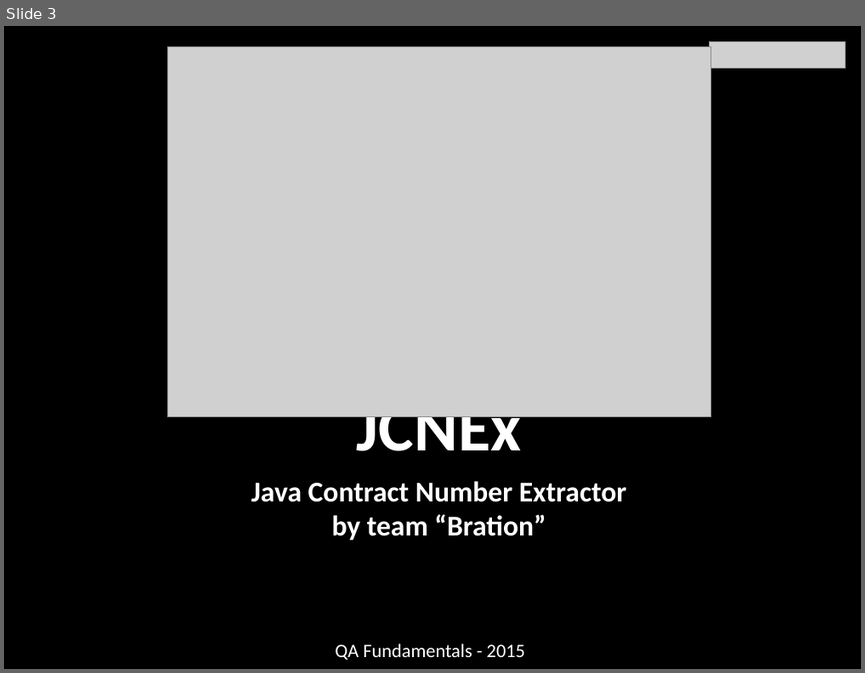
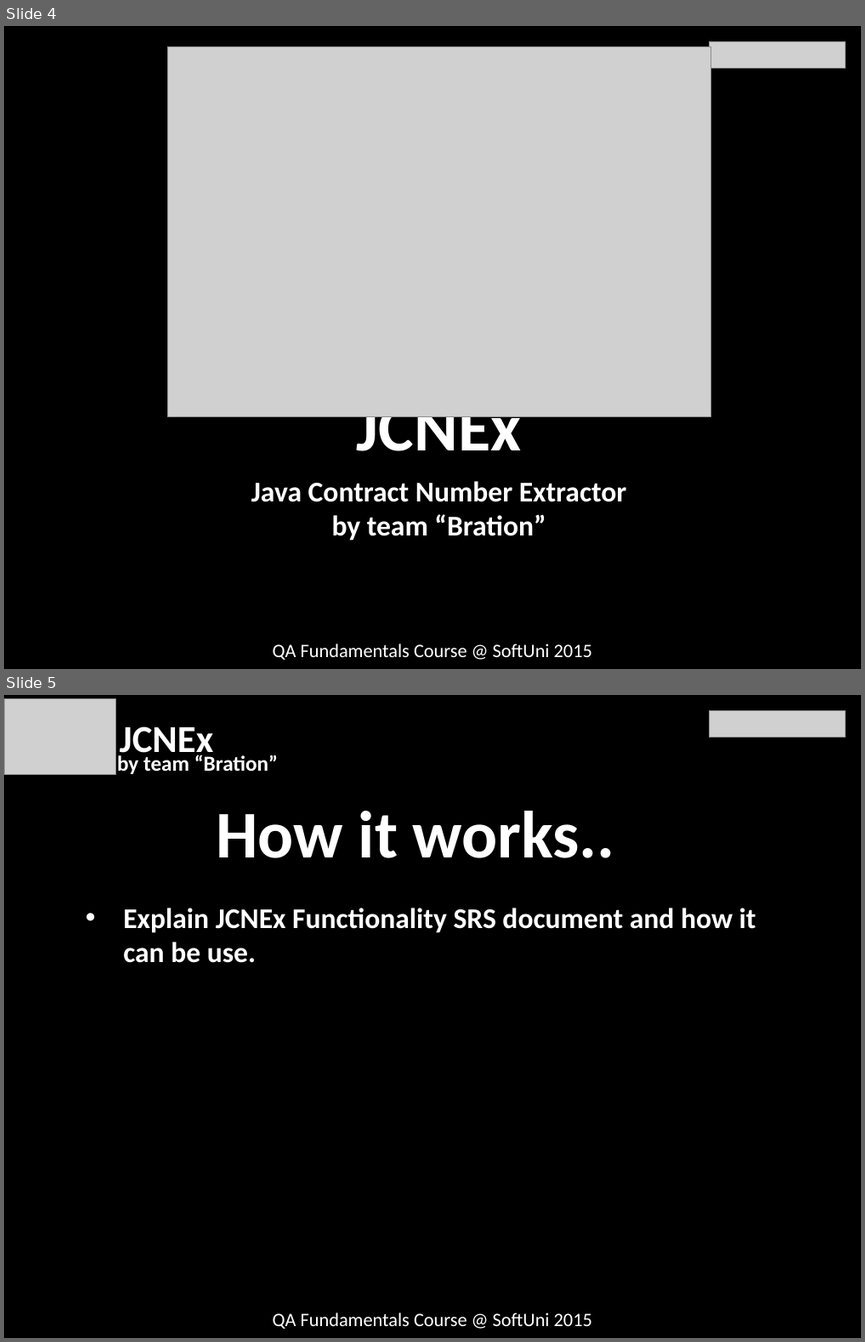
Before and after one commit to lgoychev/Team-Bration, a slide deck: Presenttion/Present_team_Bration_01.pptx. Shown one above the other, each under a label of ours: slide 3 before the commit, slides 4 and 5 after it. The pictures are 865x673 and 865x1342 pixels, drawn with LibreOffice and Linux fonts; fonts in the diff are those of the drawing; grey boxes stand for pictures; background and template pictures are left out. Boxes give left, top, right and bottom in pixels: in the first picture for what was removed or moved away, otherwise in the second. Text is boxed around its words. In the diff, an @@ line names an element or a change of style, - is before the commit and + after.

```diff
--- a/Presenttion/Present_team_Bration_01.pptx
+++ b/Presenttion/Present_team_Bration_01.pptx
@@ slide 5 added at <box>4,695,861,1338</box>, background picture (left out) @@
@@ picture added at <box>4,699,115,776</box> @@
@@ picture added at <box>710,711,846,737</box> @@
@@ text added at <box>120,726,213,762</box>, 32 pt, text #FFFFFF, bold @@
+JCNEx
@@ text added at <box>117,755,278,774</box>, 18 pt, text #FFFFFF, bold @@
+by team “Bration”
@@ text added at <box>216,811,615,858</box>, 56 pt, text #FFFFFF, bold @@
+How it works..
@@ text added at <box>123,907,756,963</box>, 24 pt, text #FFFFFF, bold @@
+• Explain JCNEx Functionality SRS document and how it can be use.
@@ text added at <box>273,1312,592,1328</box>, 16 pt, text #FFFFFF @@
+QA Fundamentals Course @ SoftUni 2015
@@ what was slide 3 is now slide 4 @@
@@ slide 4 changed as well @@
@@ text at <box>273,643,592,659</box>: text changed @@
-QA Fundamentals - 2015
+QA Fundamentals Course @ SoftUni 2015
```
Also in this commit, not shown: 2 other slides changed, 2 other slides added, 1 other file.
